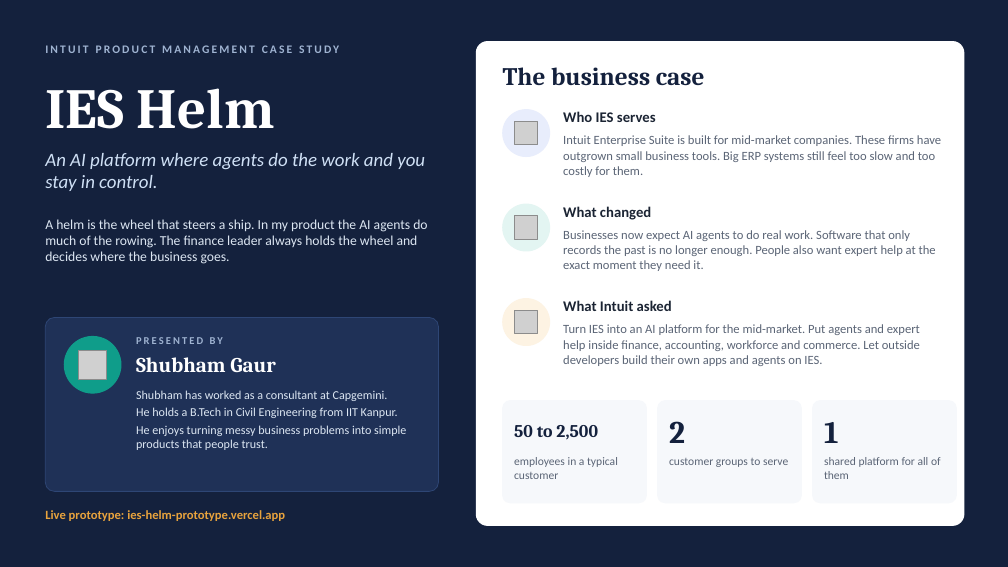
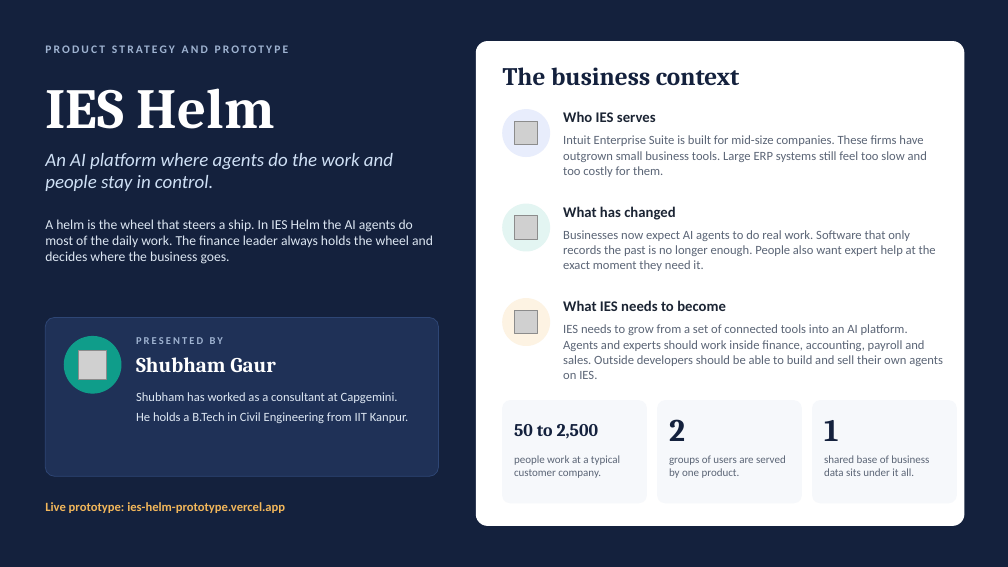
Before and after one commit to ansshhh24/BI-Test-Task-MERN-Stack, a slide deck: slide 1 of ies-prototype/docs/Shubham_Gaur_IES_Helm.pptx. Drawn at 1008x567 pixels with LibreOffice and Linux fonts; fonts in the diff are those of the drawing; grey boxes stand for pictures. Boxes give left, top, right and bottom in pixels: in the first picture for what was removed or moved away, otherwise in the second. Text is boxed around its words. In the diff, an @@ line names an element or a change of style, - is before the commit and + after.

```diff
--- a/ies-prototype/docs/Shubham_Gaur_IES_Helm.pptx
+++ b/ies-prototype/docs/Shubham_Gaur_IES_Helm.pptx
@@ text at (x1=45, y1=45, x2=339, y2=53): text changed @@
-INTUIT PRODUCT MANAGEMENT CASE STUDY
+PRODUCT STRATEGY AND PROTOTYPE
@@ text at (x1=503, y1=67, x2=739, y2=86): text changed @@
-The business case
+The business context
@@ text at (x1=563, y1=135, x2=927, y2=177): text changed @@
-Intuit Enterprise Suite is built for mid-market companies. These firms have outgrown small business tools. Big ERP systems still feel too slow and too costly for them.
+Intuit Enterprise Suite is built for mid-size companies. These firms have outgrown small business tools. Large ERP systems still feel too slow and too costly for them.
@@ text at (x1=45, y1=153, x2=393, y2=191): text changed @@
-An AI platform where agents do the work and you stay in control.
+An AI platform where agents do the work and people stay in control.
@@ text at (x1=563, y1=206, x2=675, y2=220): text changed @@
-What changed
+What has changed
@@ text at (x1=45, y1=219, x2=433, y2=264): text changed @@
-A helm is the wheel that steers a ship. In my product the AI agents do much of the rowing. The finance leader always holds the wheel and decides where the business goes.
+A helm is the wheel that steers a ship. In IES Helm the AI agents do most of the daily work. The finance leader always holds the wheel and decides where the business goes.
@@ rounded rectangle resized from (x1=45, y1=318, x2=439, y2=492) to (x1=45, y1=318, x2=439, y2=476) @@
@@ rounded rectangle at (x1=45, y1=318, x2=439, y2=476): proportions changed @@
@@ text at (x1=563, y1=324, x2=943, y2=379): text changed @@
-Turn IES into an AI platform for the mid-market. Put agents and expert help inside finance, accounting, workforce and commerce. Let outside developers build their own apps and agents on IES.
+IES needs to grow from a set of connected tools into an AI platform. Agents and experts should work inside finance, accounting, payroll and sales. Outside developers should be able to build and sell their own agents on IES.
@@ text at (x1=563, y1=300, x2=726, y2=311): text changed @@
-What Intuit asked
+What IES needs to become
@@ text "Shubham has worked as a ..." at (x1=136, y1=392, x2=408, y2=423): size 11.5 to 12 pt; more space between paragraphs @@
@@ text at (x1=136, y1=425, x2=406, y2=450): paragraph removed @@
-He enjoys turning messy business problems into simple products that people trust.
@@ text at (x1=514, y1=455, x2=620, y2=478): text changed; size 11 to 10.5 pt @@
-employees in a typical customer
+people work at a typical customer company.
@@ text at (x1=669, y1=455, x2=786, y2=478): text changed; size 11 to 10.5 pt @@
-customer groups to serve
+groups of users are served by one product.
@@ text at (x1=824, y1=455, x2=929, y2=476): text changed; size 11 to 10.5 pt @@
-shared platform for all of them
+shared base of business data sits under it all.
@@ text "Live prototype: ies-helm-prototype.vercel.app" moved from (x1=45, y1=510, x2=285, y2=521) to (x1=45, y1=502, x2=285, y2=513) @@
@@ text "Live prototype: ies-helm-prototype.vercel.app" at (x1=45, y1=502, x2=285, y2=513): text colour #E8A33D to #F2B75B @@
```
Also in this commit, not shown: 1 other slide changed, 3 slides added, 2 slides removed.
